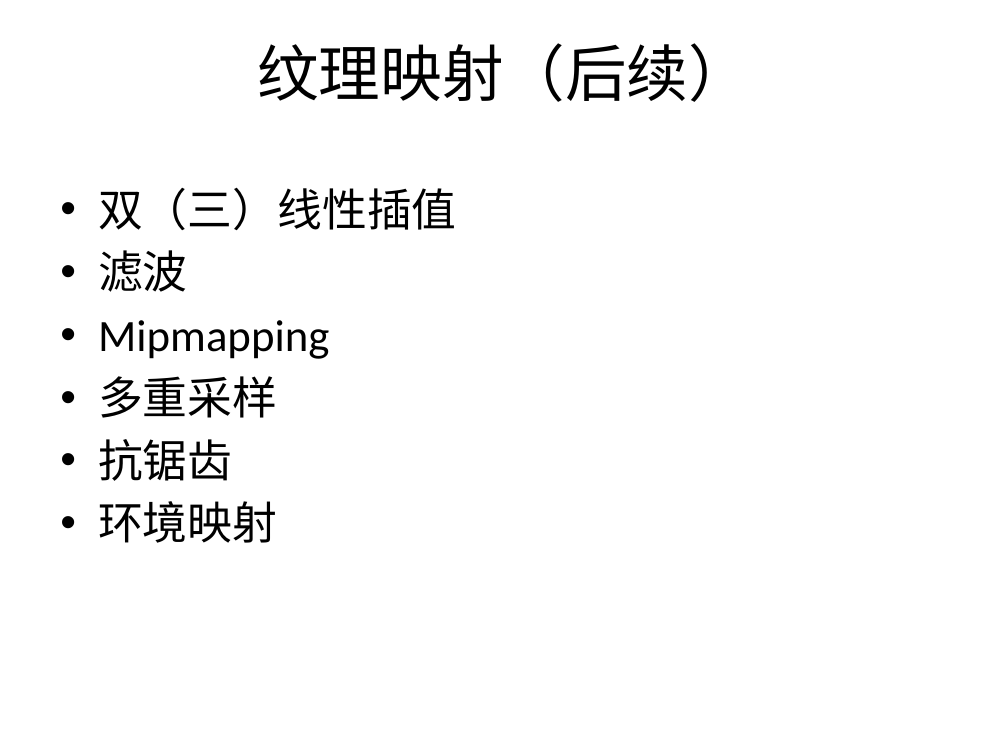
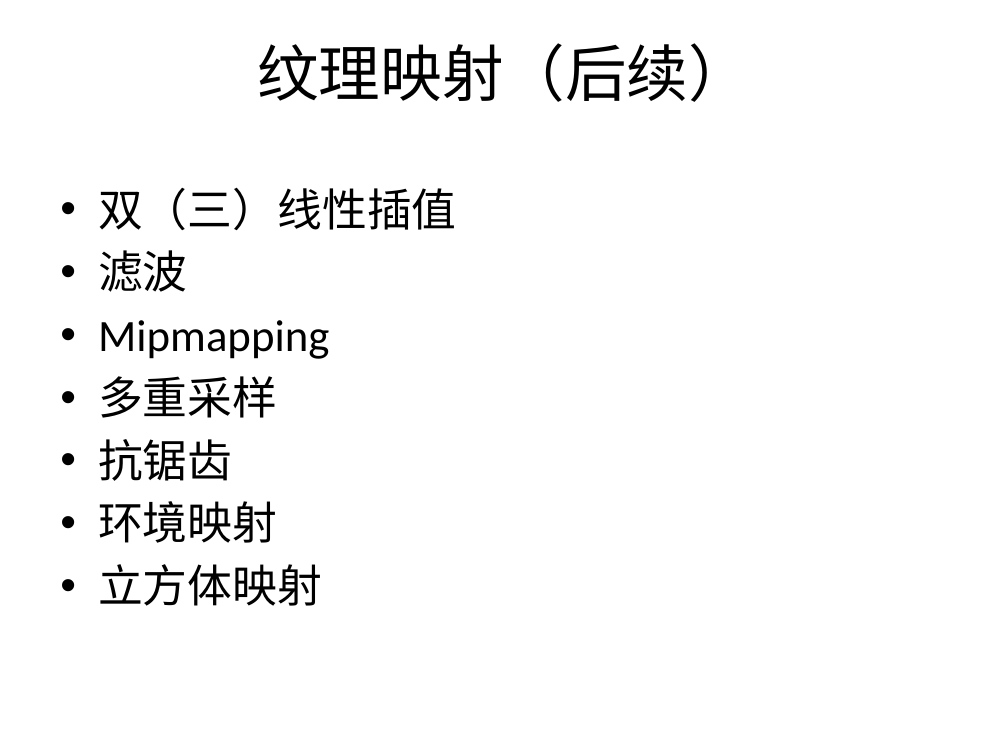
Before and after one commit to SeventhMage/MagicX, a slide deck: slide 44 of SoftEngine/doc/SoftwareRender.pptx (slide 42 before the commit). Drawn at 1008x756 pixels with LibreOffice and Linux fonts; fonts in the diff are those of the drawing; background and template pictures are left out. Boxes give left, top, right and bottom in pixels: in the first picture for what was removed or moved away, otherwise in the second. Text is boxed around its words. In the diff, an @@ line names an element or a change of style, - is before the commit and + after.

```diff
--- a/SoftEngine/doc/SoftwareRender.pptx
+++ b/SoftEngine/doc/SoftwareRender.pptx
@@ text at (98, 564, 322, 606): paragraph added @@
+• 立方体映射
```
Also in this commit, not shown: 4 other slides changed, 2 slides added.
